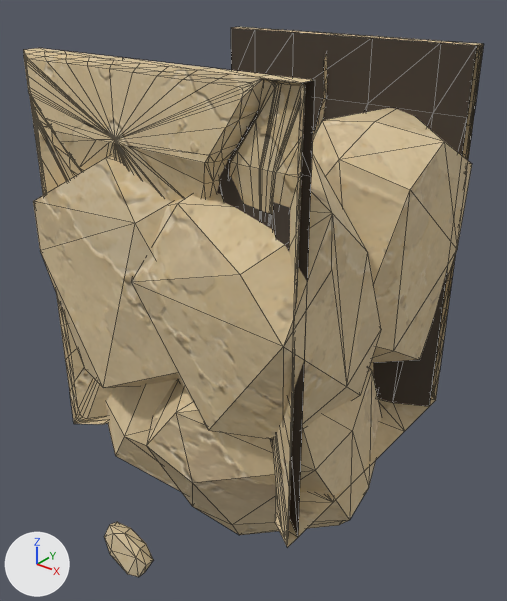
Renders of the glTF model assets/custom/models/ground_modules/ground_bottom_square_strip_01.glb from each side of a commit.
Before and after are seen from a 50 mm lens placed at (1.9, -1.29, 1.24), pointed at (0.46, 0.52, 0.12). Every picture has the same lights, and +X, +Y and +Z are marked at lower left. The first picture is the older version. Mesh edges are drawn as thin lines. Vertices at exactly the same position are counted once.

In view in the first picture: 'GroundBottomSquareStrip01_Body'.
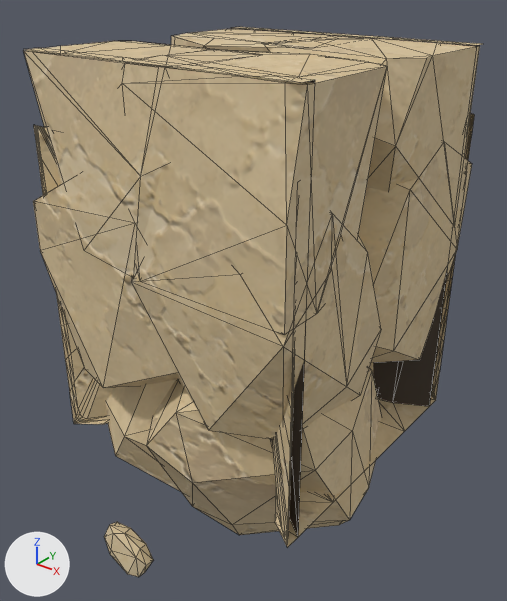
The edits, one by one:
me_groundbottomsquarestrip01_bodymesh is used by ob_groundbottomsquarestrip01_body; location (0.0, 0.0, 0.0).
me_groundbottomsquarestrip01_bodymesh had 1005 vertices, 1897 faces and spanned x 0.0..1.0, y -0.04..1.04, z -0.94..1.0.
me_groundbottomsquarestrip01_bodymesh now has 927 vertices, 1643 faces and spans x 0.0..1.0, y -0.04..1.04, z -0.94..1.0.
me_groundbottomsquarestrip01_bodymesh part 1: a new loose piece of 28 vertices spanning x 0.0..0.74, y 0.49..1.04, z 0.4..1.0, in mat_sandstone_plate_16.
me_groundbottomsquarestrip01_bodymesh part 2: a new loose piece of 27 vertices spanning x 0.27..1.0, y -0.04..0.49, z 0.4..1.0, in mat_sandstone_plate_16.
me_groundbottomsquarestrip01_bodymesh part 3: a new loose piece of 26 vertices spanning x 0.0..0.7, y -0.04..0.58, z 0.4..1.0, in mat_sandstone_plate_16.
me_groundbottomsquarestrip01_bodymesh part 4: 14 vertices moved within x 0.01..0.91, y -0.01..1.0, z 0.78; 181 vertices removed from x 0.0..1.0, y -0.01..1.01, z 0.79..1.0; 22 vertices added at x 0.32..1.0, y 0.39..1.04, z 0.4..1.0.

Pixel boxes [x1, y1, x2, y2] of what changed, in the pictures (507 x 601 px):
'GroundBottomSquareStrip01_Body', reshaped
    before: [23, 27, 484, 577]
    after: [24, 27, 481, 577]
part 1 of me_groundbottomsquarestrip01_bodymesh, added (beige)
    after: [171, 29, 345, 52]
part 2 of me_groundbottomsquarestrip01_bodymesh, added (beige)
    after: [121, 50, 387, 334]
part 3 of me_groundbottomsquarestrip01_bodymesh, added (beige)
    after: [24, 41, 239, 278]
part 4 of me_groundbottomsquarestrip01_bodymesh, built on
    before: [23, 44, 484, 214]
    after: [34, 37, 480, 192]
